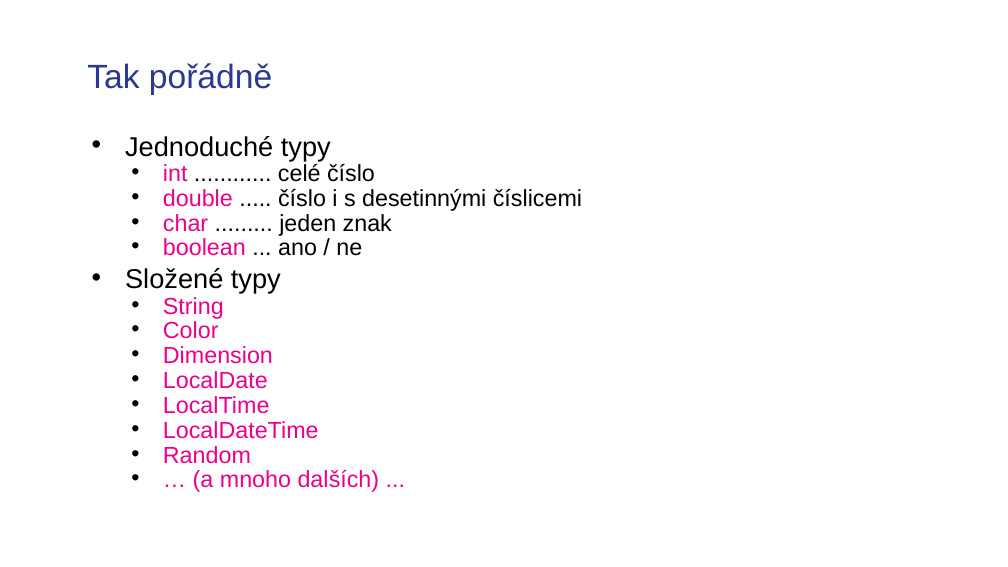
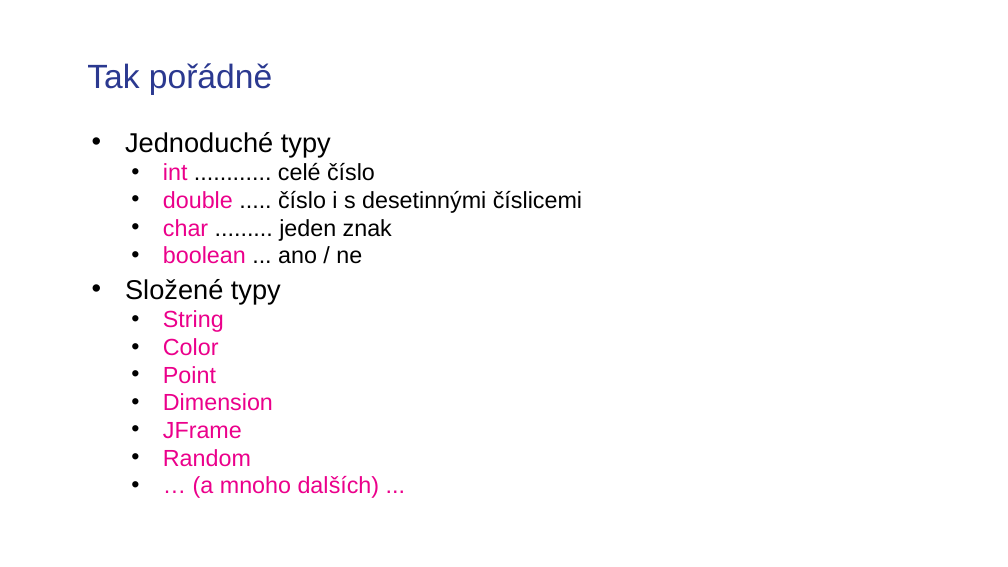
Before and after one commit to czechitas/java-uvod-do-programovani-2, a slide deck: slide 7 of Pro lektory/Prezentace.pptx. Drawn at 1008x567 pixels with LibreOffice and Linux fonts; fonts in the diff are those of the drawing; background and template pictures are left out. Boxes give left, top, right and bottom in pixels: in the first picture for what was removed or moved away, otherwise in the second. Text is boxed around its words. In the diff, an @@ line names an element or a change of style, - is before the commit and + after.

```diff
--- a/Pro lektory/Prezentace.pptx
+++ b/Pro lektory/Prezentace.pptx
@@ text at [125,132,582,498]: line spacing 0.7 to 0.8 @@
@@ text at [163,366,216,384]: paragraph added @@
+  • Point
@@ text at [163,422,242,439]: text changed @@
-  • LocalDate
-  • LocalTime
-  • LocalDateTime
+  • JFrame
```
Also in this commit, not shown: 2 other slides changed, 1 slide removed, 48 other files.
